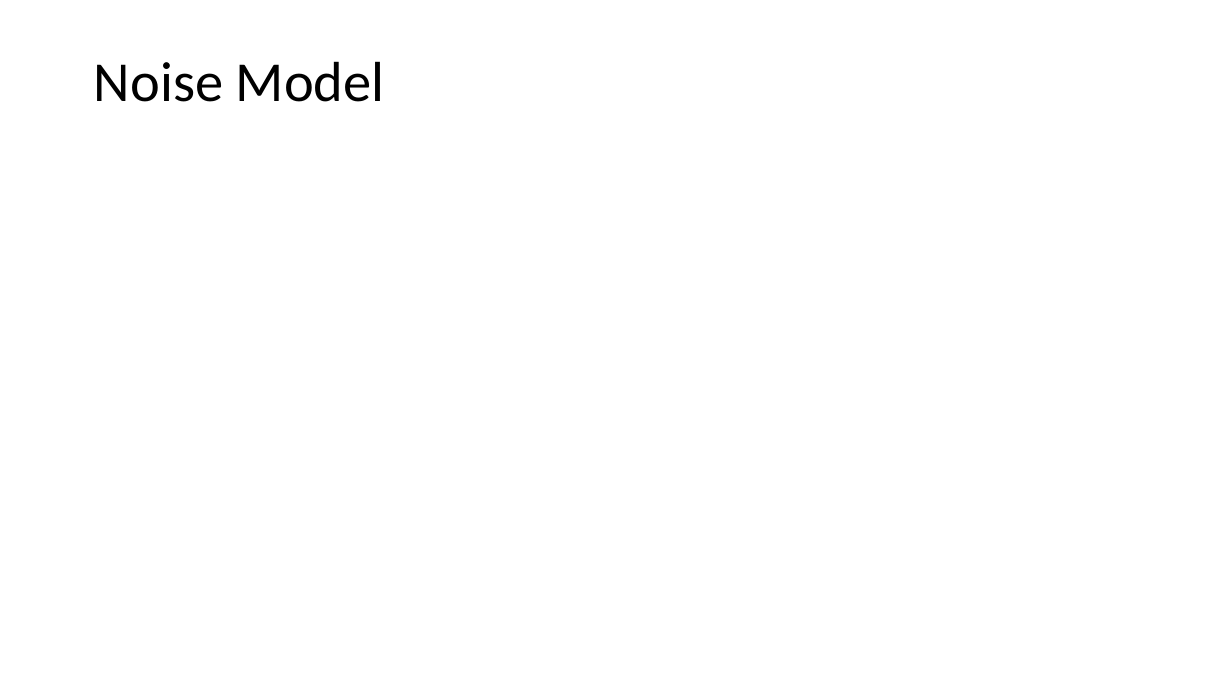
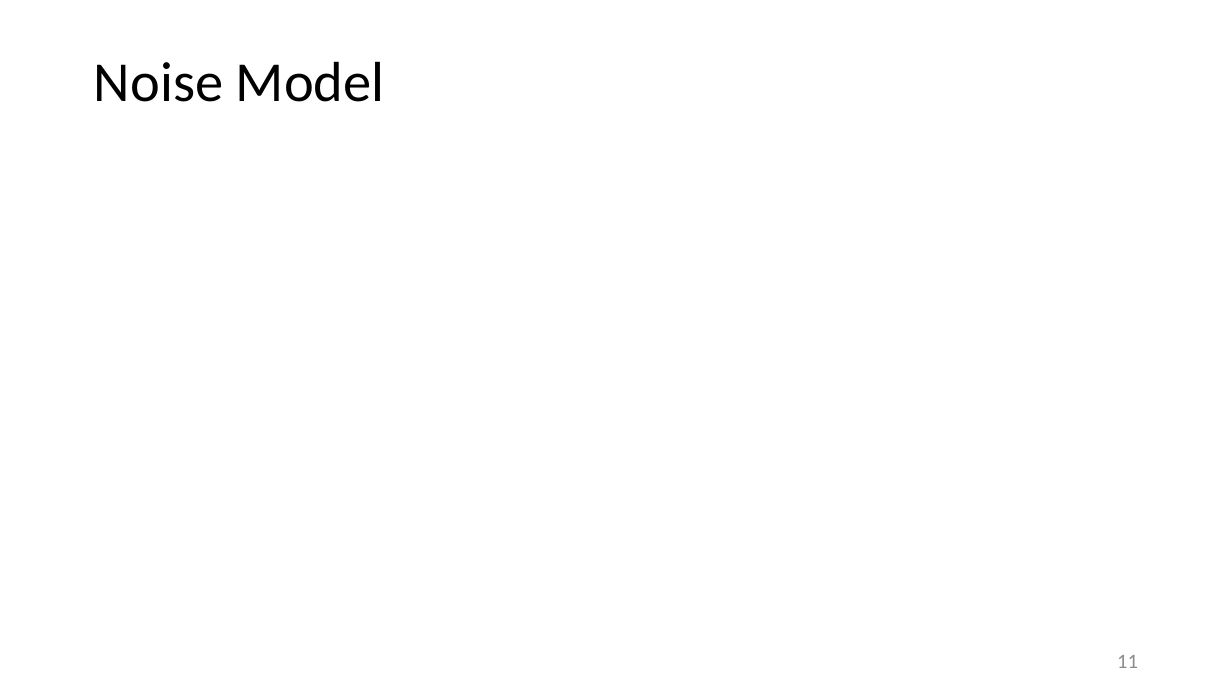
Before and after one commit to TigerHou2/xnav, a slide deck: slide 11 of Presentations/2021-07-12.pptx (slide 10 before the commit). Drawn at 1232x693 pixels with LibreOffice and Linux fonts; fonts in the diff are those of the drawing; grey boxes stand for pictures. Boxes give left, top, right and bottom in pixels: in the first picture for what was removed or moved away, otherwise in the second. Text is boxed around its words. In the diff, an @@ line names an element or a change of style, - is before the commit and + after.

```diff
--- a/Presentations/2021-07-12.pptx
+++ b/Presentations/2021-07-12.pptx
@@ page number added at [1117, 655, 1138, 668], 16 pt, text #8C8C8C @@
+11
```
Also in this commit, not shown: 11 other slides changed, 4 slides added, 3 other files.
